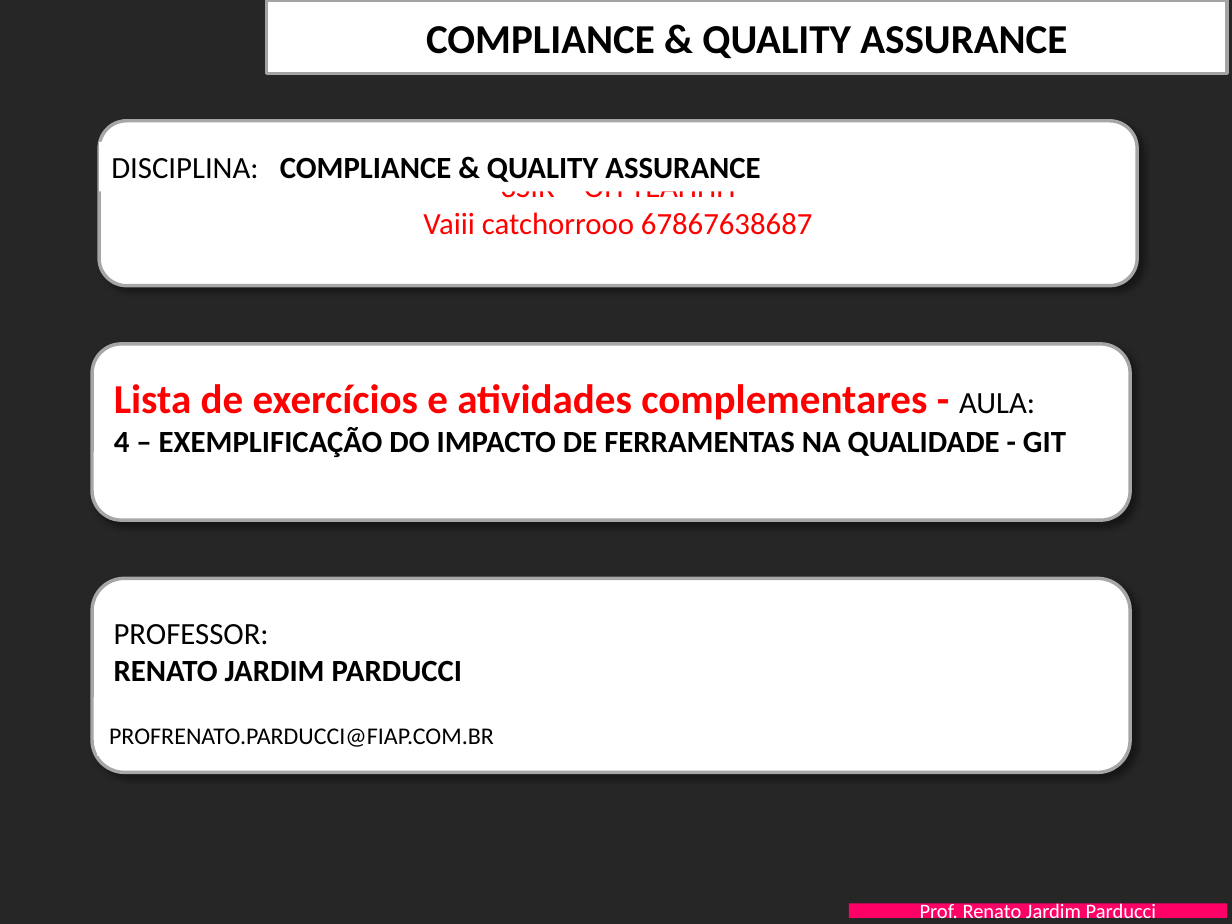
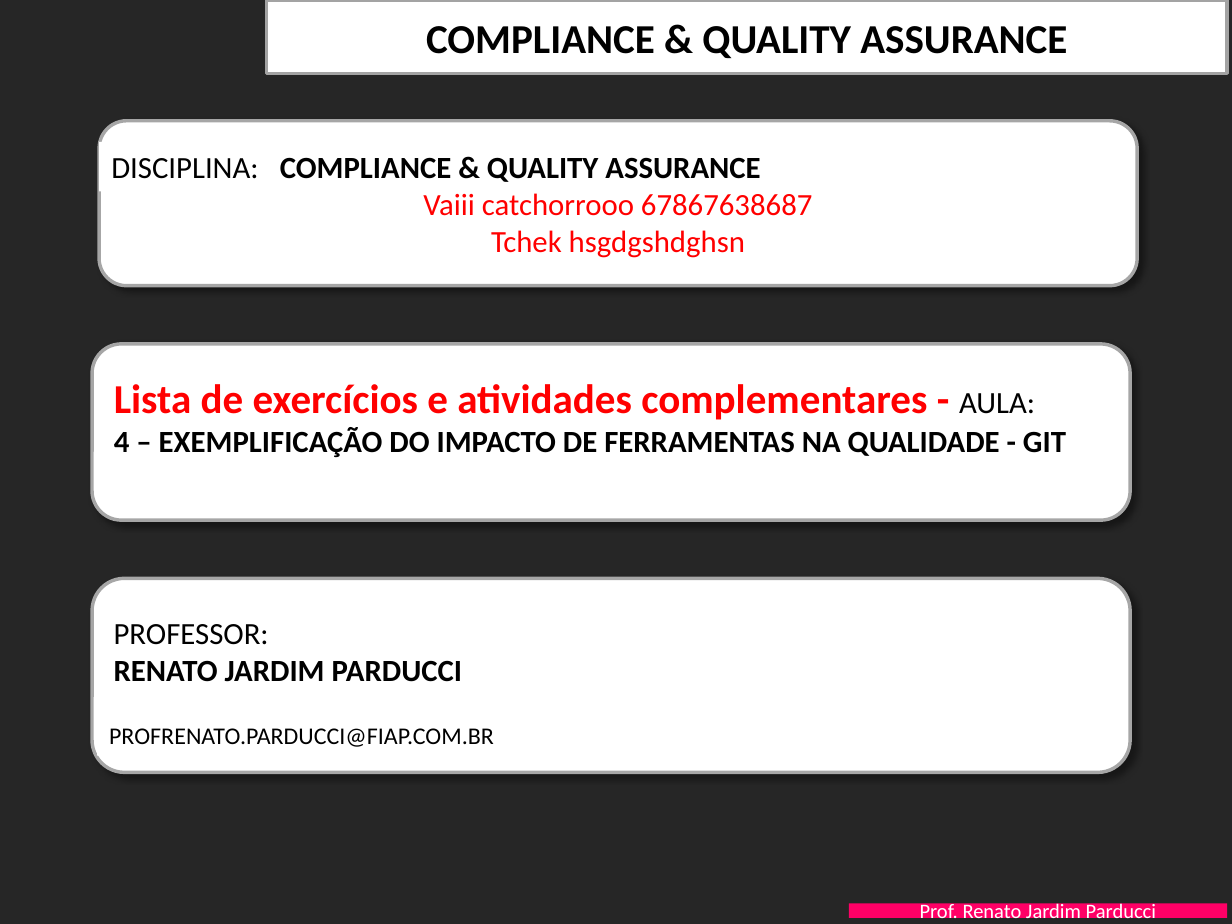
Before and after one commit to Xiophanny/SI-Estacionamento, a slide deck: slide 1 of Documentação/FIAP-QualidProjSW-Aula-4-GIT - EXERCICIOS.pptx. Drawn at 1232x924 pixels with LibreOffice and Linux fonts; fonts in the diff are those of the drawing; background and template pictures are left out. Boxes give left, top, right and bottom in pixels: in the first picture for what was removed or moved away, otherwise in the second. Text is boxed around its words. In the diff, an @@ line names an element or a change of style, - is before the commit and + after.

Commit message:
ta funfaaaa
bora bora

```diff
--- a/Documentação/FIAP-QualidProjSW-Aula-4-GIT - EXERCICIOS.pptx
+++ b/Documentação/FIAP-QualidProjSW-Aula-4-GIT - EXERCICIOS.pptx
@@ text in rounded rectangle at (491,230,745,258): paragraph added @@
+Tchek hsgdgshdghsn
```
